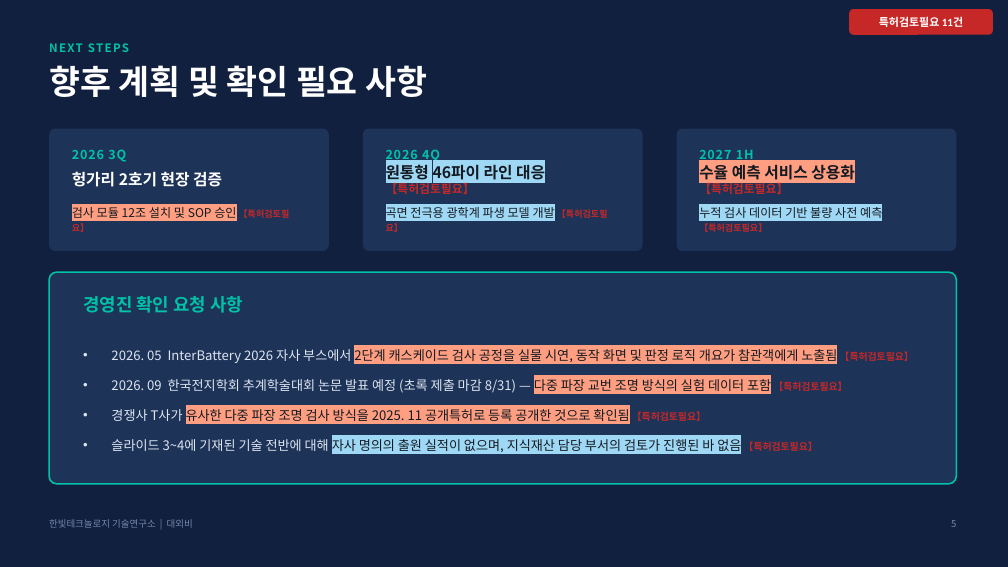
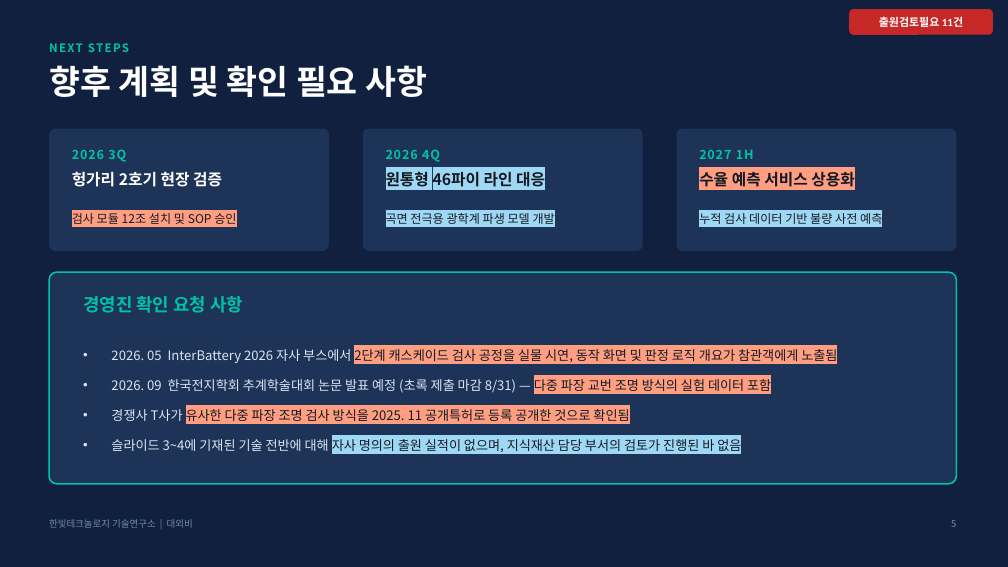
Before and after one commit to HyungKim/patent-marker, a slide deck: slide 5 of samples/회사보고자료_예시_마킹결과.pptx. Drawn at 1008x567 pixels with LibreOffice and Linux fonts; fonts in the diff are those of the drawing. Boxes give left, top, right and bottom in pixels: in the first picture for what was removed or moved away, otherwise in the second. Text is boxed around its words. In the diff, an @@ line names an element or a change of style, - is before the commit and + after.

```diff
--- a/samples/회사보고자료_예시_마킹결과.pptx
+++ b/samples/회사보고자료_예시_마킹결과.pptx
@@ text in rounded rectangle at bbox=[879, 17, 963, 27]: text changed @@
-특허검토필요 11건
+출원검토필요 11건
@@ text at bbox=[386, 171, 545, 187]: text changed @@
-원통형 46파이 라인 대응 【특허검토필요】
+원통형 46파이 라인 대응
@@ text at bbox=[699, 171, 854, 187]: text changed @@
-수율 예측 서비스 상용화 【특허검토필요】
+수율 예측 서비스 상용화
@@ text at bbox=[72, 213, 236, 224]: text changed @@
-검사 모듈 12조 설치 및 SOP 승인 【특허검토필요】
+검사 모듈 12조 설치 및 SOP 승인
@@ text at bbox=[386, 213, 555, 224]: text changed @@
-곡면 전극용 광학계 파생 모델 개발 【특허검토필요】
+곡면 전극용 광학계 파생 모델 개발
@@ text at bbox=[699, 213, 882, 224]: text changed @@
-누적 검사 데이터 기반 불량 사전 예측 【특허검토필요】
+누적 검사 데이터 기반 불량 사전 예측
@@ text at bbox=[111, 349, 837, 452]: text changed @@
-• 2026. 05 InterBattery 2026 자사 부스에서 2단계 캐스케이드 검사 공정을 실물 시연, 동작 화면 및 판정 로직 개요가 참관객에게 노출됨 【특허검토필요】
-• 2026. 09 한국전지학회 추계학술대회 논문 발표 예정 (초록 제출 마감 8/31) — 다중 파장 교번 조명 방식의 실험 데이터 포함 【특허검토필요】
-• 경쟁사 T사가 유사한 다중 파장 조명 검사 방식을 2025. 11 공개특허로 등록 공개한 것으로 확인됨 【특허검토필요】
-• 슬라이드 3~4에 기재된 기술 전반에 대해 자사 명의의 출원 실적이 없으며, 지식재산 담당 부서의 검토가 진행된 바 없음 【특허검토필요】
+• 2026. 05 InterBattery 2026 자사 부스에서 2단계 캐스케이드 검사 공정을 실물 시연, 동작 화면 및 판정 로직 개요가 참관객에게 노출됨
+• 2026. 09 한국전지학회 추계학술대회 논문 발표 예정 (초록 제출 마감 8/31) — 다중 파장 교번 조명 방식의 실험 데이터 포함
+• 경쟁사 T사가 유사한 다중 파장 조명 검사 방식을 2025. 11 공개특허로 등록 공개한 것으로 확인됨
+• 슬라이드 3~4에 기재된 기술 전반에 대해 자사 명의의 출원 실적이 없으며, 지식재산 담당 부서의 검토가 진행된 바 없음
```
Also in this commit, not shown: 8 other slides changed.
